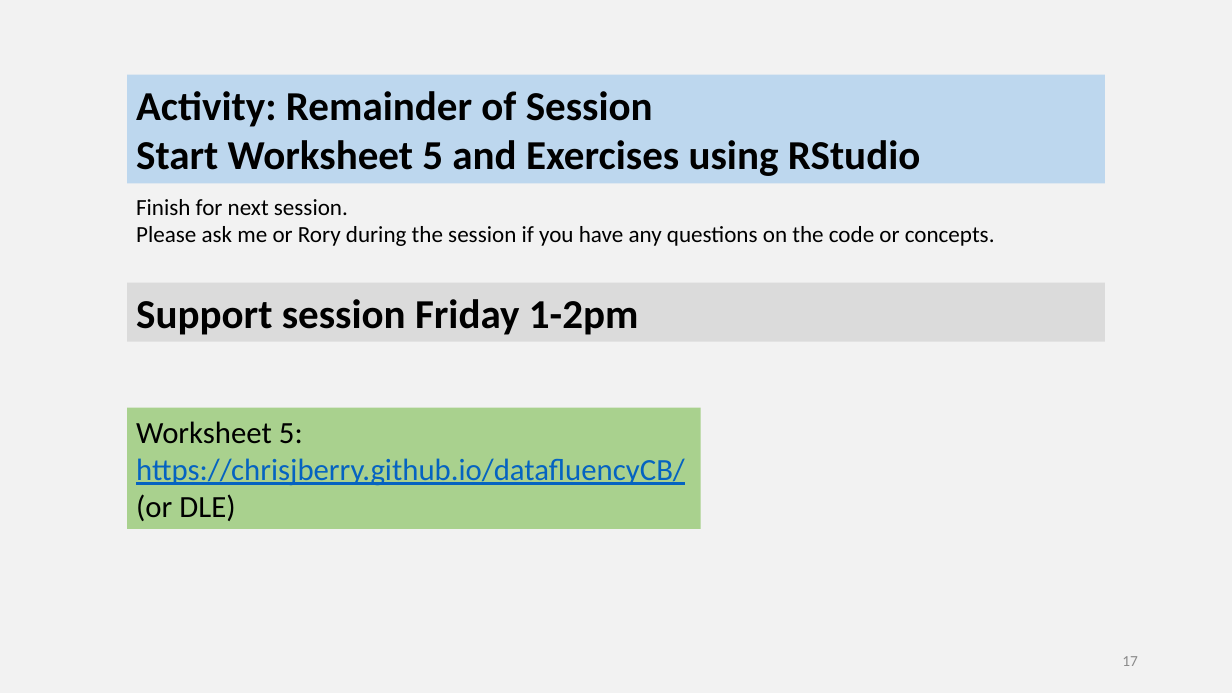
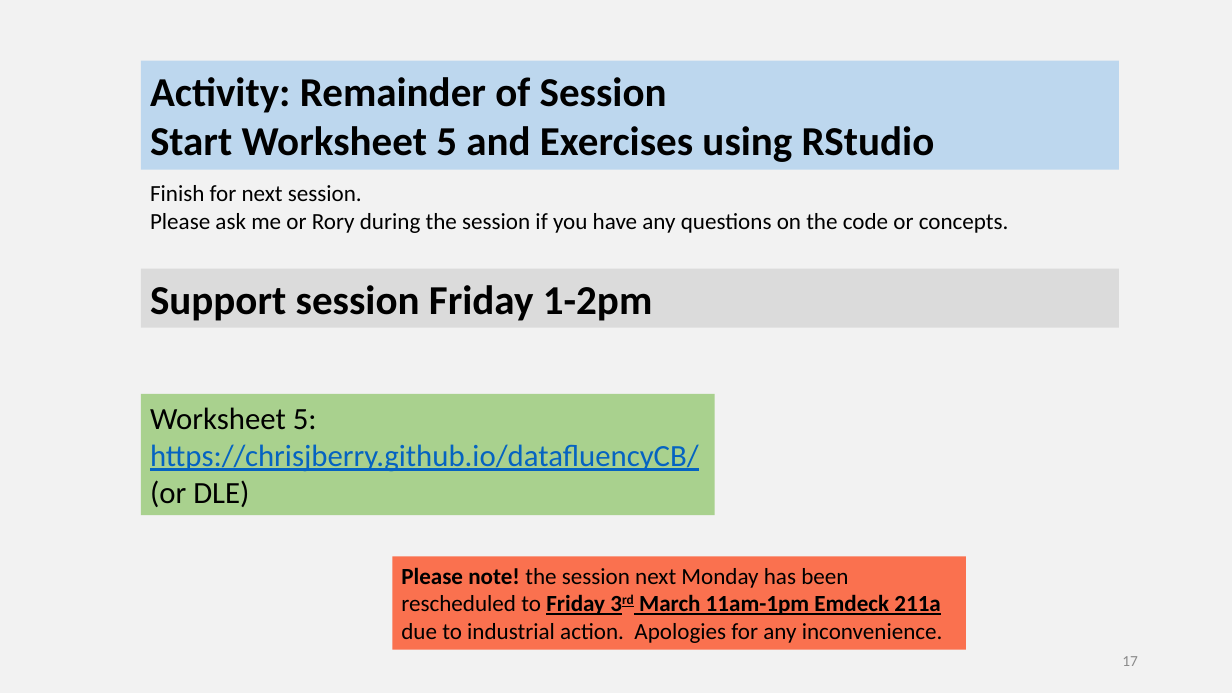
Before and after one commit to chrisjberry/datafluencyCB, a slide deck: slide 17 of docs/slides/PSYC753_L5_MultipleRegression3.pptx. Drawn at 1232x693 pixels with LibreOffice and Linux fonts; fonts in the diff are those of the drawing. Boxes give left, top, right and bottom in pixels: in the first picture for what was removed or moved away, otherwise in the second. Text is boxed around its words. In the diff, an @@ line names an element or a change of style, - is before the commit and + after.

```diff
--- a/docs/slides/PSYC753_L5_MultipleRegression3.pptx
+++ b/docs/slides/PSYC753_L5_MultipleRegression3.pptx
@@ 3 rectangles, 1 text: place and size @@
-3 rectangles, 1 text at (128, 75, 1105, 529)
+3 rectangles, 1 text at (141, 61, 1119, 515)
@@ rectangle added at (393, 556, 967, 650), fill #FF3300 at 67% opacity, 18 pt, text #000000 @@
+Please note! the session next Monday has been rescheduled to Friday 3rd March 11am-1pm Emdeck 211a due to industrial action. Apologies for any inconvenience.
```
